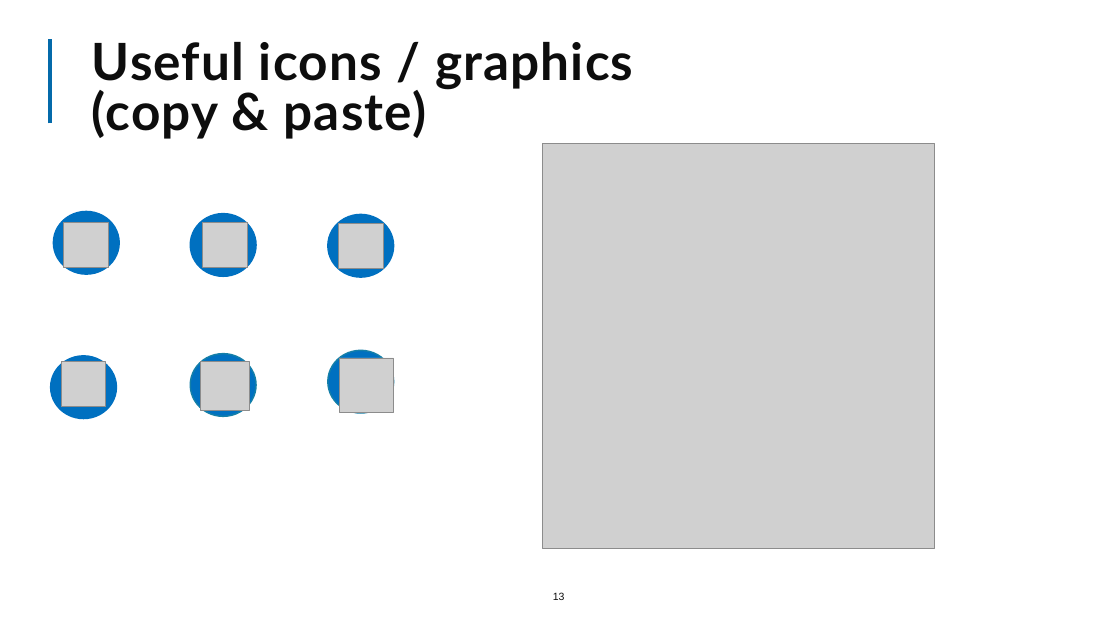
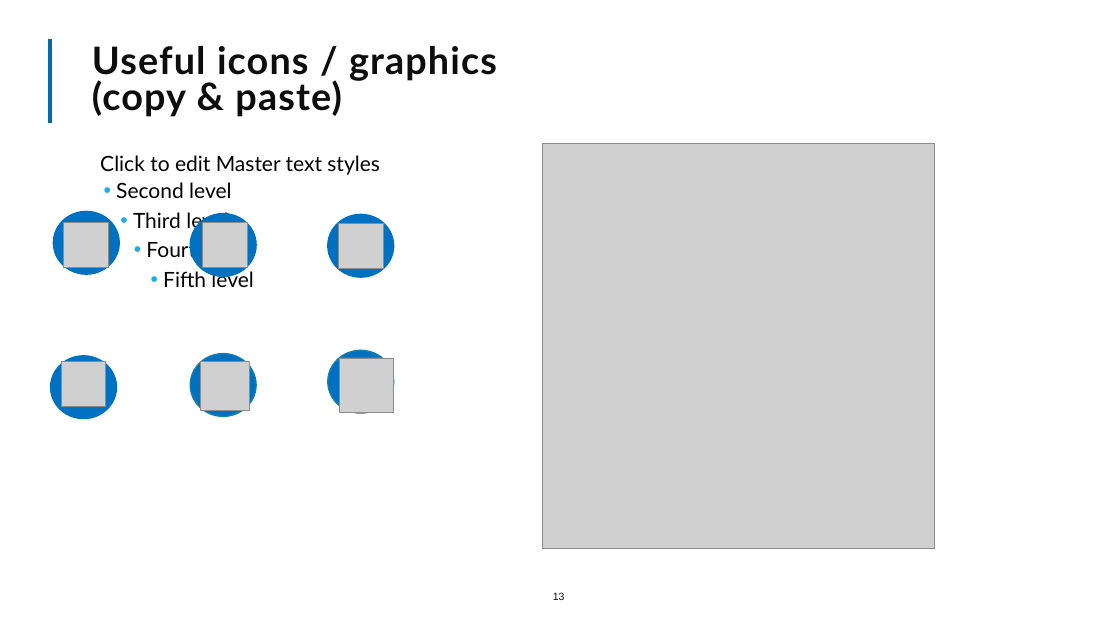
Before and after one commit to The-Strategy-Unit/nhp_sbr_impacts, a slide deck: slide 13 of template.pptx. Drawn at 1120x630 pixels with LibreOffice and Linux fonts; fonts in the diff are those of the drawing; grey boxes stand for pictures; background and template pictures are left out. Boxes give left, top, right and bottom in pixels: in the first picture for what was removed or moved away, otherwise in the second. Text is boxed around its words. In the diff, an @@ line names an element or a change of style, - is before the commit and + after.

```diff
--- a/template.pptx
+++ b/template.pptx
@@ title "Useful icons / graphics (copy ..." at [92, 46, 497, 117]: size 44 to 32.4 pt @@
@@ text added at [100, 155, 380, 287], 18 pt, text #000000 @@
+  Click to edit Master text styles
+  • Second level
+    • Third level
+      • Fourth level
+        • Fifth level
```
Also in this commit, not shown: 7 other slides changed, 3 slides added, 3 slides removed, 2 other files.
